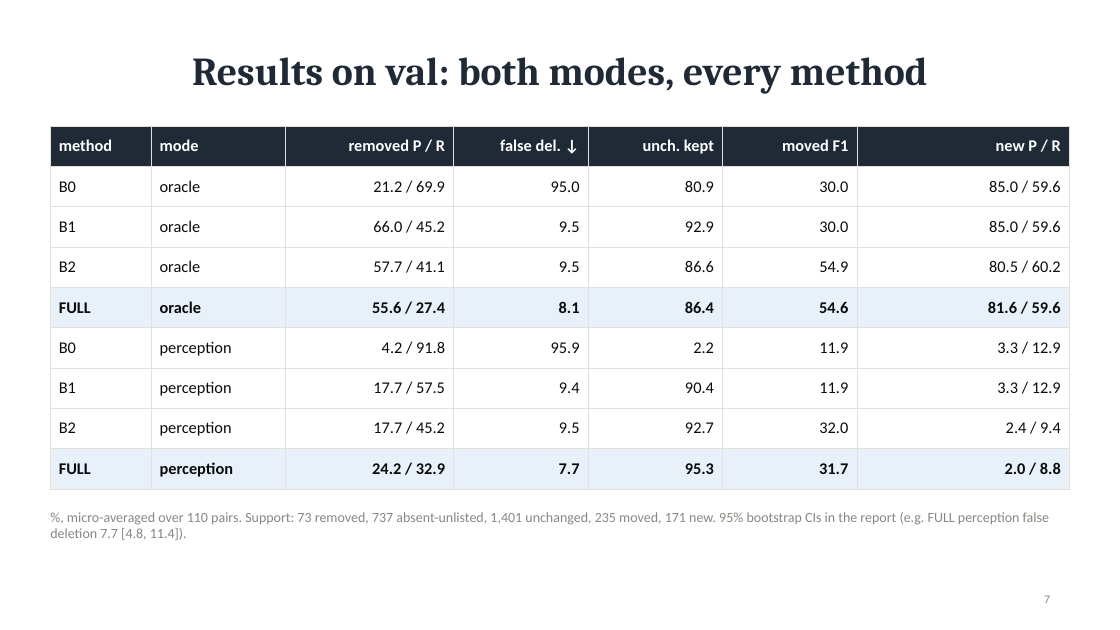
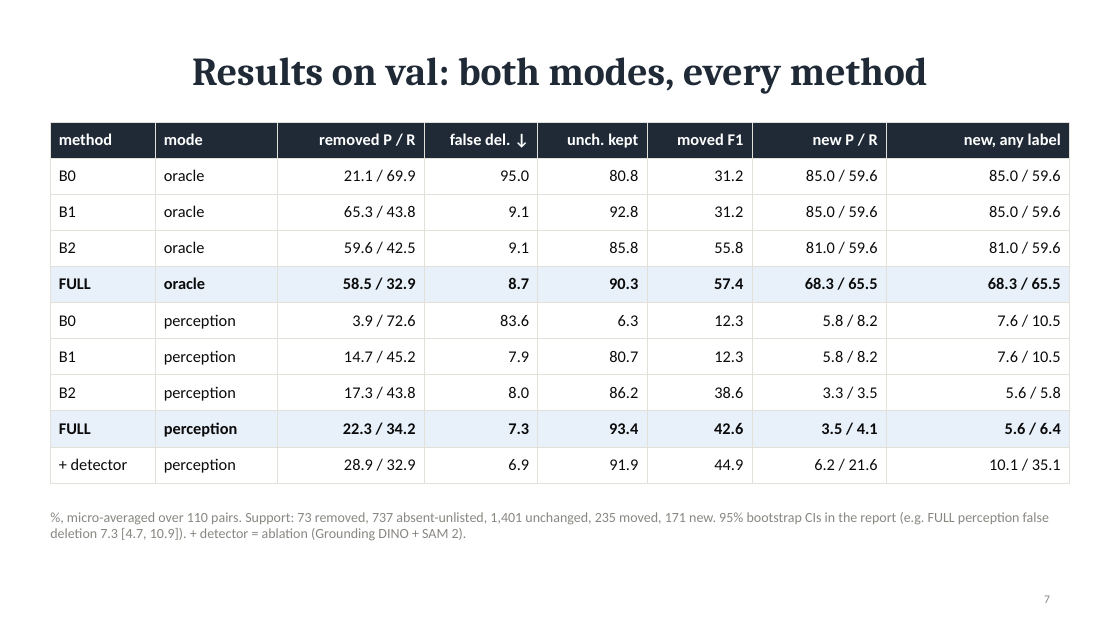
Before and after one commit to ErikSedlak/Task2DTL, a slide deck: slide 7 of docs/slides.pptx. Drawn at 1120x630 pixels with LibreOffice and Linux fonts; fonts in the diff are those of the drawing. Boxes give left, top, right and bottom in pixels: in the first picture for what was removed or moved away, otherwise in the second. Text is boxed around its words. In the diff, an @@ line names an element or a change of style, - is before the commit and + after.

```diff
--- a/docs/slides.pptx
+++ b/docs/slides.pptx
@@ table at (50, 122, 1070, 477) @@
-method | mode | removed P / R | false del. ↓ | unch. kept | moved F1 | new P / R
-B0 | oracle | 21.2 / 69.9 | 95.0 | 80.9 | 30.0 | 85.0 / 59.6
-B1 | oracle | 66.0 / 45.2 | 9.5 | 92.9 | 30.0 | 85.0 / 59.6
-B2 | oracle | 57.7 / 41.1 | 9.5 | 86.6 | 54.9 | 80.5 / 60.2
-FULL | oracle | 55.6 / 27.4 | 8.1 | 86.4 | 54.6 | 81.6 / 59.6
-B0 | perception | 4.2 / 91.8 | 95.9 | 2.2 | 11.9 | 3.3 / 12.9
-B1 | perception | 17.7 / 57.5 | 9.4 | 90.4 | 11.9 | 3.3 / 12.9
-B2 | perception | 17.7 / 45.2 | 9.5 | 92.7 | 32.0 | 2.4 / 9.4
-FULL | perception | 24.2 / 32.9 | 7.7 | 95.3 | 31.7 | 2.0 / 8.8
+method | mode | removed P / R | false del. ↓ | unch. kept | moved F1 | new P / R | new, any label
+B0 | oracle | 21.1 / 69.9 | 95.0 | 80.8 | 31.2 | 85.0 / 59.6 | 85.0 / 59.6
+B1 | oracle | 65.3 / 43.8 | 9.1 | 92.8 | 31.2 | 85.0 / 59.6 | 85.0 / 59.6
+B2 | oracle | 59.6 / 42.5 | 9.1 | 85.8 | 55.8 | 81.0 / 59.6 | 81.0 / 59.6
+FULL | oracle | 58.5 / 32.9 | 8.7 | 90.3 | 57.4 | 68.3 / 65.5 | 68.3 / 65.5
+B0 | perception | 3.9 / 72.6 | 83.6 | 6.3 | 12.3 | 5.8 / 8.2 | 7.6 / 10.5
+B1 | perception | 14.7 / 45.2 | 7.9 | 80.7 | 12.3 | 5.8 / 8.2 | 7.6 / 10.5
+B2 | perception | 17.3 / 43.8 | 8.0 | 86.2 | 38.6 | 3.3 / 3.5 | 5.6 / 5.8
+FULL | perception | 22.3 / 34.2 | 7.3 | 93.4 | 42.6 | 3.5 / 4.1 | 5.6 / 6.4
++ detector | perception | 28.9 / 32.9 | 6.9 | 91.9 | 44.9 | 6.2 / 21.6 | 10.1 / 35.1
@@ table: place and size @@
-table at (50, 126, 1070, 481)
+table at (50, 122, 1070, 477)
@@ text at (50, 512, 1049, 541): text changed @@
-%, micro-averaged over 110 pairs. Support: 73 removed, 737 absent-unlisted, 1,401 unchanged, 235 moved, 171 new. 95% bootstrap CIs in the report (e.g. FULL perception false deletion 7.7 [4.8, 11.4]).
+%, micro-averaged over 110 pairs. Support: 73 removed, 737 absent-unlisted, 1,401 unchanged, 235 moved, 171 new. 95% bootstrap CIs in the report (e.g. FULL perception false deletion 7.3 [4.7, 10.9]). + detector = ablation (Grounding DINO + SAM 2).
```
Also in this commit, not shown: 8 other slides changed, 1 slide added, 14 other files.
